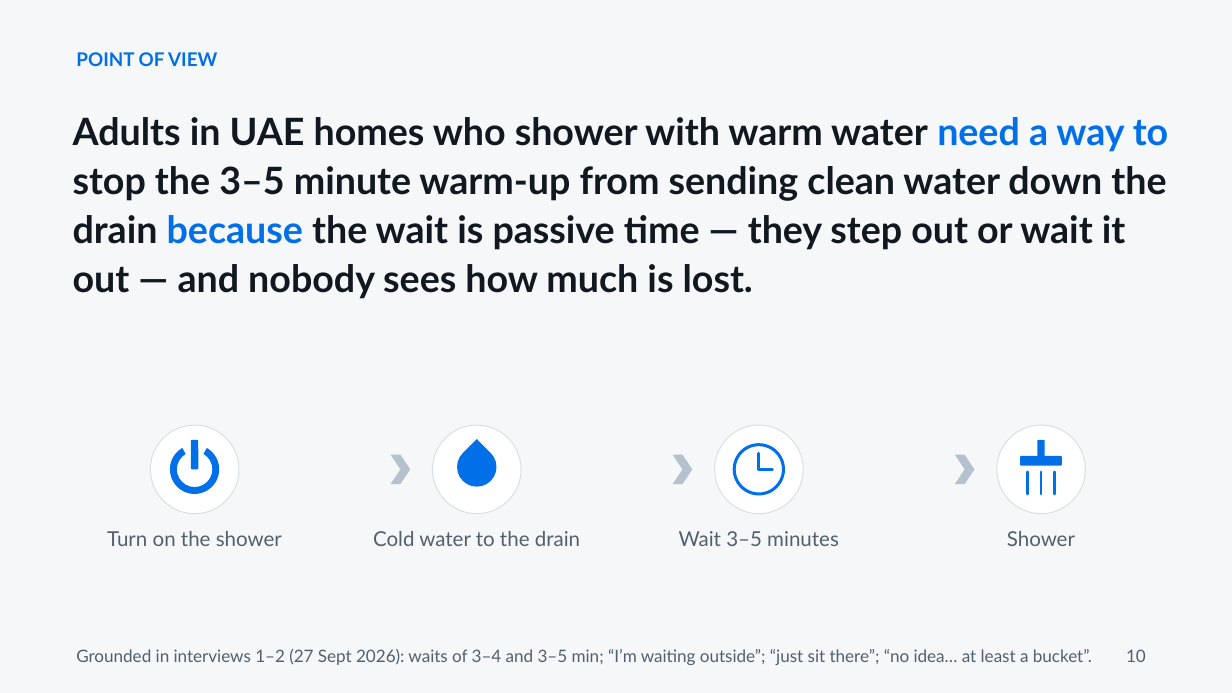
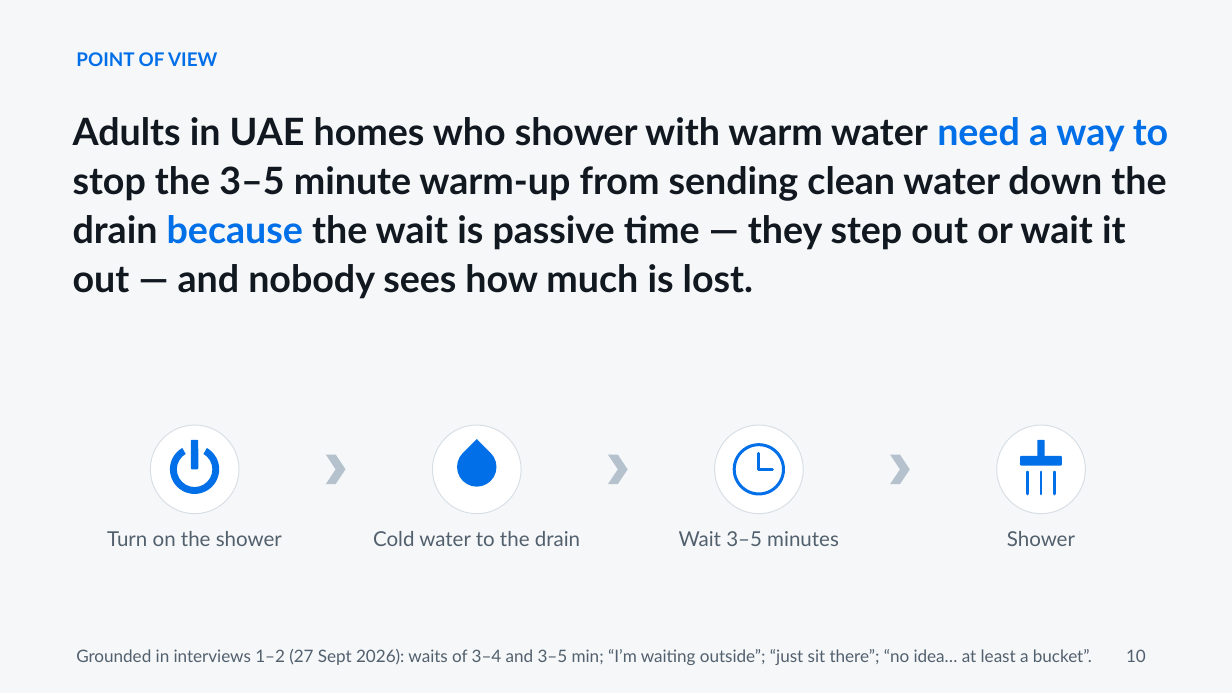
Before and after one commit to nour256/sdsds, a slide deck: slide 10 of IEN_301_Project_1_v2.pptx. Drawn at 1232x693 pixels with LibreOffice and Linux fonts; fonts in the diff are those of the drawing. Boxes give left, top, right and bottom in pixels: in the first picture for what was removed or moved away, otherwise in the second. Text is boxed around its words. In the diff, an @@ line names an element or a change of style, - is before the commit and + after.

```diff
--- a/IEN_301_Project_1_v2.pptx
+++ b/IEN_301_Project_1_v2.pptx
@@ 3 chevrons: place and size @@
-3 chevrons at [391, 455, 975, 484]
+3 chevrons at [326, 455, 909, 484]
```
Also in this commit, not shown: 8 other slides changed, 4 other files.
